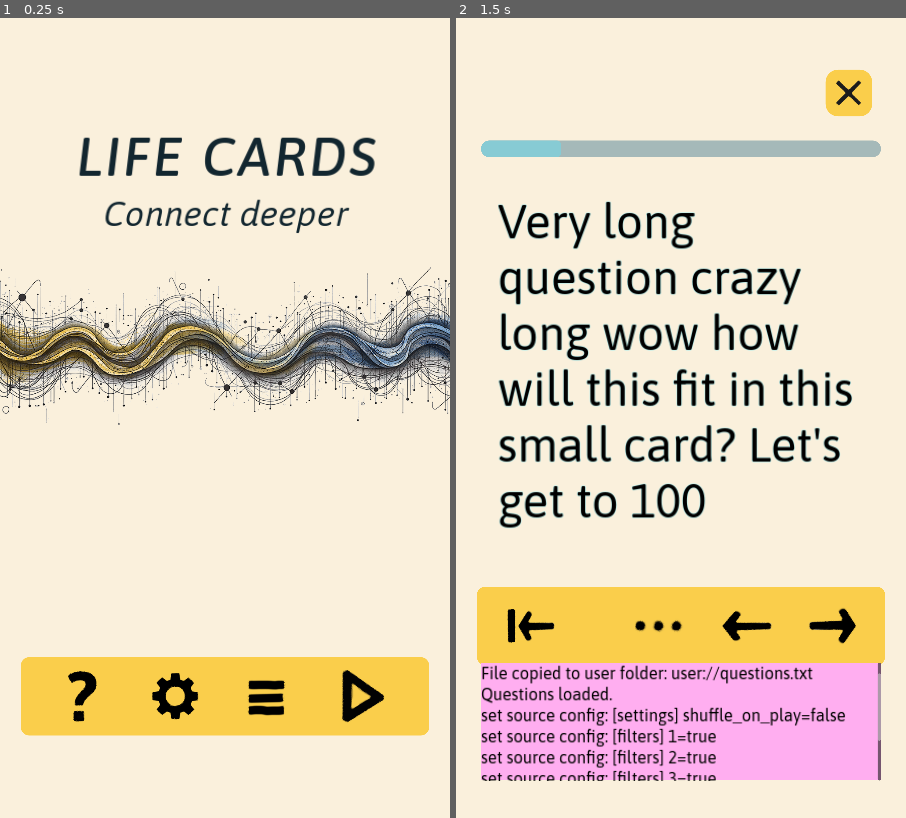
Above: before the commit, frames 1-2 (left to right).
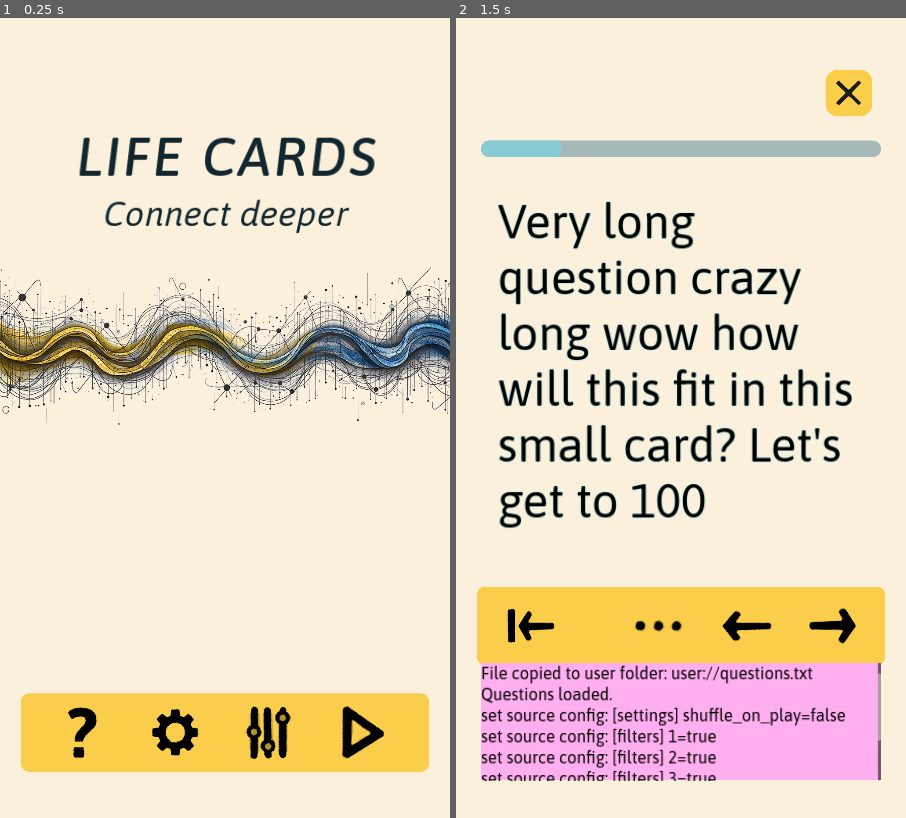
Above: after the commit, the same moments.

Repository: edoartworks/LifeCards
Game: Godot game, scene res://Game/screen_main.tscn
Same seed, same stepped clock (60 frames per second), same inputs: the game is played once before the commit and once after it.
Inputs (mouse positions are in pixels of both pictures, inside the frame that each line leads up to; where the layout moved, square brackets give the same spot in the first picture):
- Up to frame 1 (0.25 s): no input
- Up to frame 2 (1.5 s): click (816, 730) [816, 698] at 0.5 s; click (816, 730) [816, 698] at 1.25 s

The runs differ from the first frame. In frame 1, 10% of the frame differs, in the area x 0-100%, y 37-95%; in frame 2, nothing differs.
Error in both runs: Invalid operands 'String' and 'int' in operator '+'. (res://Game/Globals/Global.gd:162)

Commit message:
changed app icon + new filters icon

Diff:
--- a/Game/screen_main_menu.tscn
+++ b/Game/screen_main_menu.tscn
@@ -5,7 +5,7 @@
 [ext_resource type="Script" path="res://Game/screen_main_menu.gd" id="1_nexgn"]
 [ext_resource type="Texture2D" uid="uid://cufj1v6ral63b" path="res://Art/icon_question.png" id="2_gstxq"]
 [ext_resource type="Texture2D" uid="uid://myq5nitciwec" path="res://Art/icon_settings.png" id="2_p1x5k"]
-[ext_resource type="Texture2D" uid="uid://llvlin0jugsr" path="res://Art/icon_menu.png" id="5_qlsdc"]
+[ext_resource type="Texture2D" uid="uid://d3p2cycdc84hq" path="res://Art/icon_filters.png" id="4_k1g1d"]
 
 [node name="screen_main_menu" type="CanvasLayer"]
 script = ExtResource("1_nexgn")
@@ -98,7 +98,7 @@
 [node name="btn_filter" type="Button" parent="BG/MarginContainer/cont_menu/cont_btns_bg/cont_btns"]
 layout_mode = 2
 theme_type_variation = &"Button_Icon_BG"
-icon = ExtResource("5_qlsdc")
+icon = ExtResource("4_k1g1d")
 icon_alignment = 1
 
 [node name="spacer6" type="Control" parent="BG/MarginContainer/cont_menu/cont_btns_bg/cont_btns"]
@@ -122,7 +122,7 @@
 [node name="spacer5" type="Control" parent="BG/MarginContainer/cont_menu"]
 layout_mode = 2
 size_flags_vertical = 3
-size_flags_stretch_ratio = 0.2
+size_flags_stretch_ratio = 0.1
 
 [node name="art" type="TextureRect" parent="BG"]
 layout_mode = 1
Binary file changed: Art/app_icon.png
Binary file added: Art/icon_filters.png
Not shown, added: Art/icon_filters.png.import
Binary file changed: Art/main_menu_art.png
Not shown, added: Art/app_icon.psd
Not shown, changed: Art/main_menu_art.psd
